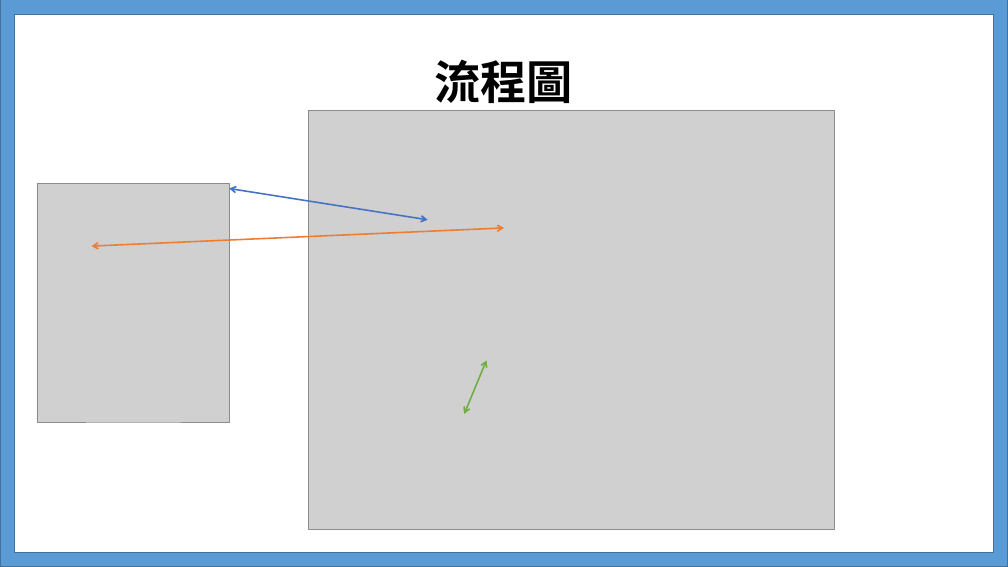
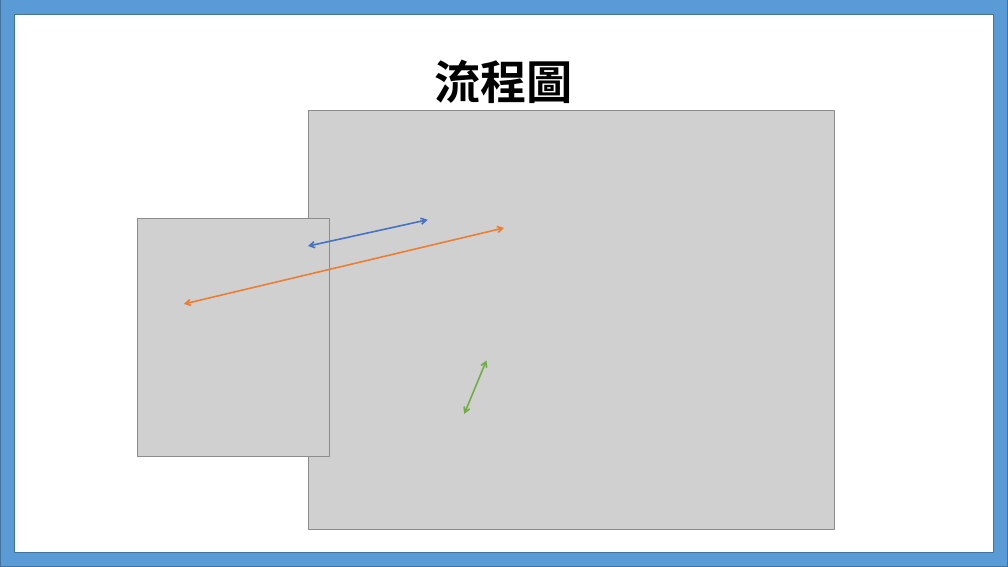
Before and after one commit to herbert1018/University-Projects, a slide deck: slide 4 of Internet_app_design/tcp-ip期末專題.pptx. Drawn at 1008x567 pixels with LibreOffice and Linux fonts; fonts in the diff are those of the drawing; grey boxes stand for pictures. Boxes give left, top, right and bottom in pixels: in the first picture for what was removed or moved away, otherwise in the second. Text is boxed around its words. In the diff, an @@ line names an element or a change of style, - is before the commit and + after.

```diff
--- a/Internet_app_design/tcp-ip期末專題.pptx
+++ b/Internet_app_design/tcp-ip期末專題.pptx
@@ picture: place and size @@
-picture at (37,183,229,422)
+picture at (138,218,330,457)
@@ double arrow moved from (91, 247) - (504, 228) to (184, 304) - (504, 228) @@
@@ double arrow moved from (229, 188) - (428, 220) to (308, 247) - (428, 220) @@
```
Also in this commit, not shown: 18 other files.
